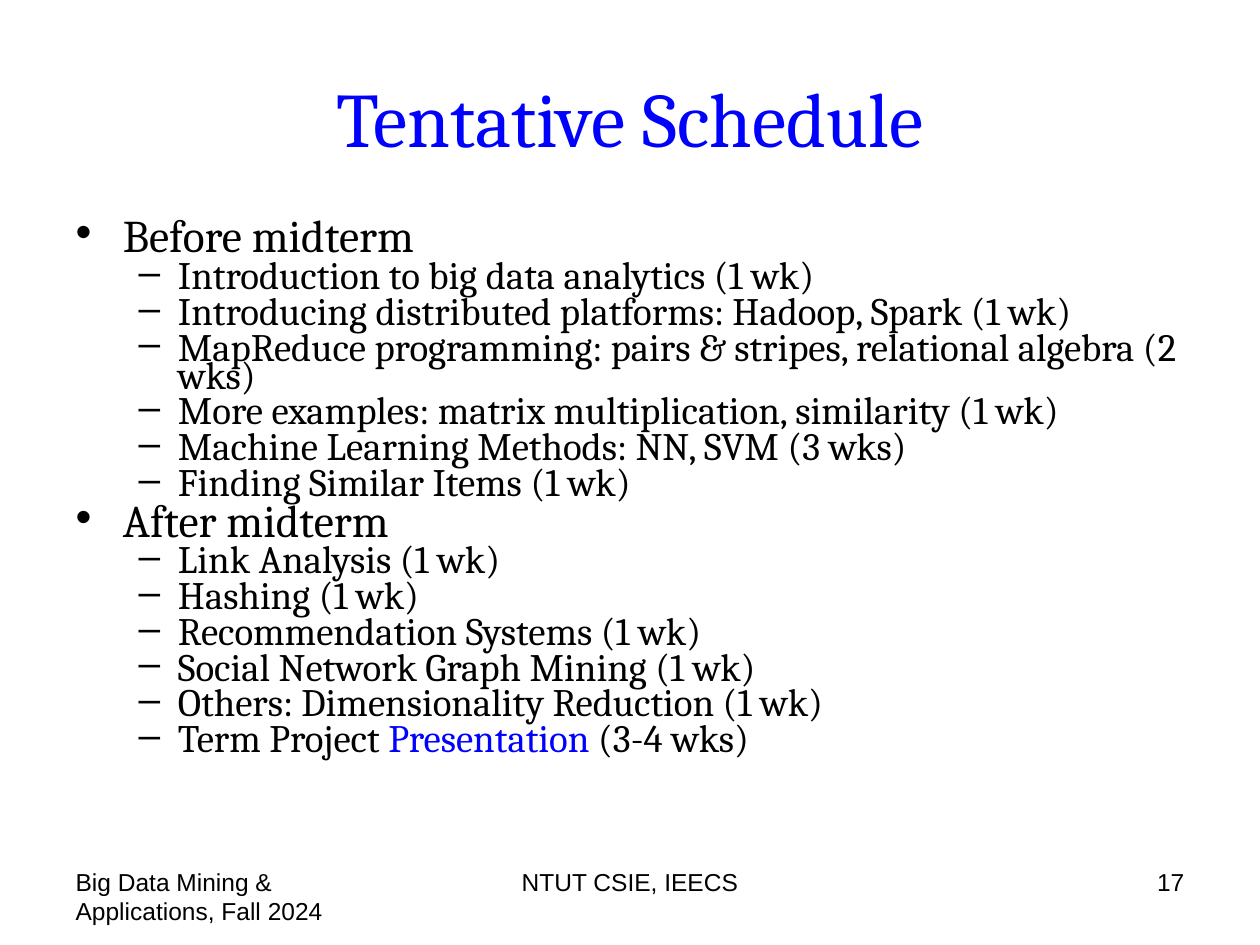
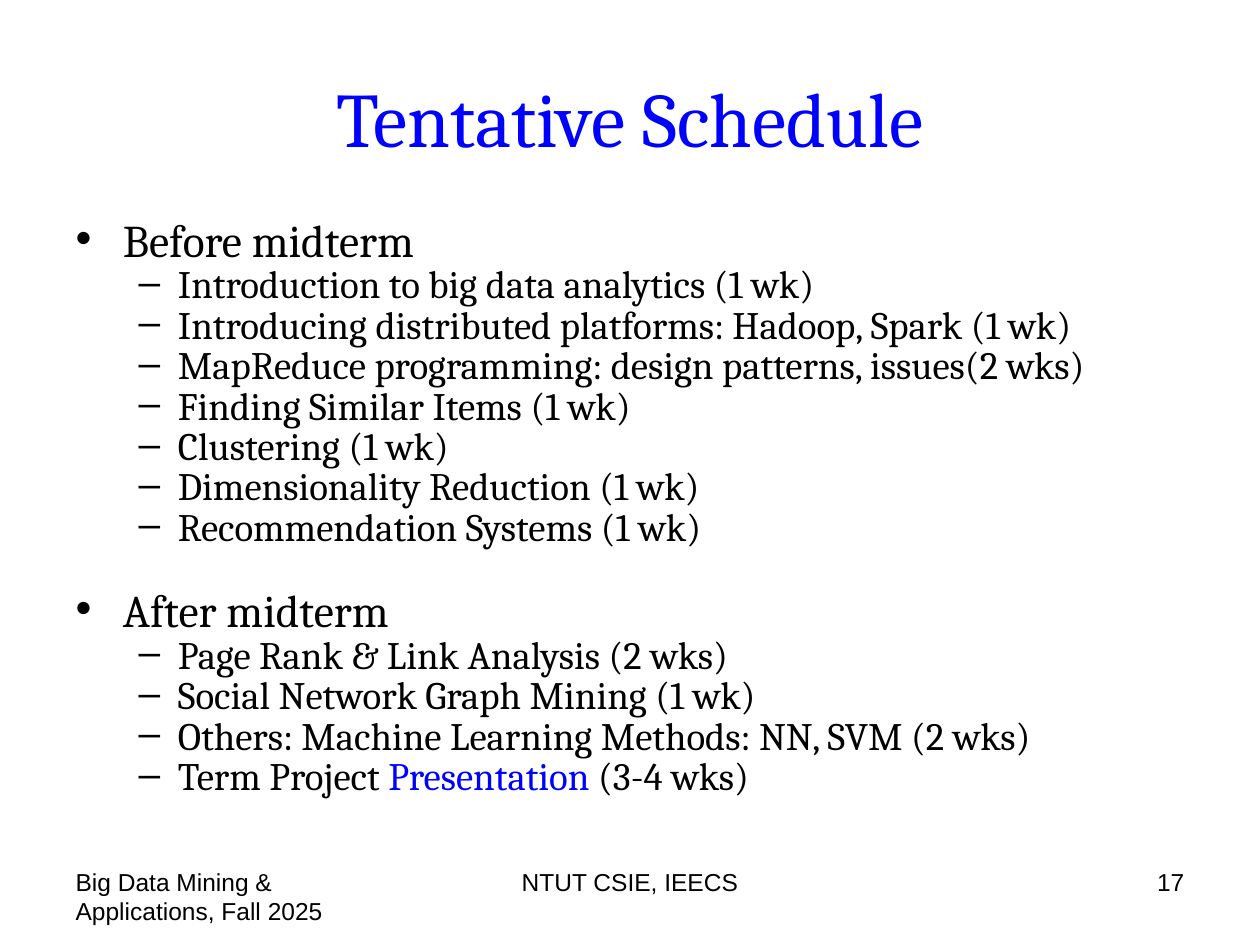
Before and after one commit to chriswjh/chriswjh.github.io, a slide deck: slide 17 of BDM/00-overview.pptx. Drawn at 1260x945 pixels with LibreOffice and Linux fonts; fonts in the diff are those of the drawing. Boxes give left, top, right and bottom in pixels: in the first picture for what was removed or moved away, otherwise in the second. Text is boxed around its words. In the diff, an @@ line names an element or a change of style, - is before the commit and + after.

```diff
--- a/BDM/00-overview.pptx
+++ b/BDM/00-overview.pptx
@@ text at <box>123,225,1071,799</box>: line spacing 0.6 to 0.7 @@
@@ text at <box>178,344,1085,388</box>: text changed @@
-  – MapReduce programming: pairs & stripes, relational algebra (2 wks)
-  – More examples: matrix multiplication, similarity (1 wk)
-  – Machine Learning Methods: NN, SVM (3 wks)
+  – MapReduce programming: design patterns, issues(2 wks)
@@ text at <box>178,425,701,550</box>: paragraphs added @@
+  – Clustering (1 wk)
+  – Dimensionality Reduction (1 wk)
+  – Recommendation Systems (1 wk)
@@ text at <box>178,641,728,678</box>: text changed @@
-  – Link Analysis (1 wk)
-  – Hashing (1 wk)
-  – Recommendation Systems (1 wk)
+  – Page Rank & Link Analysis (2 wks)
@@ text at <box>178,714,1031,758</box>: text changed @@
-  – Others: Dimensionality Reduction (1 wk)
+  – Others: Machine Learning Methods: NN, SVM (2 wks)
@@ text at <box>76,873,323,925</box>: text changed @@
-Big Data Mining & Applications, Fall 2024
+Big Data Mining & Applications, Fall 2025
```
Also in this commit, not shown: 56 other slides changed.
